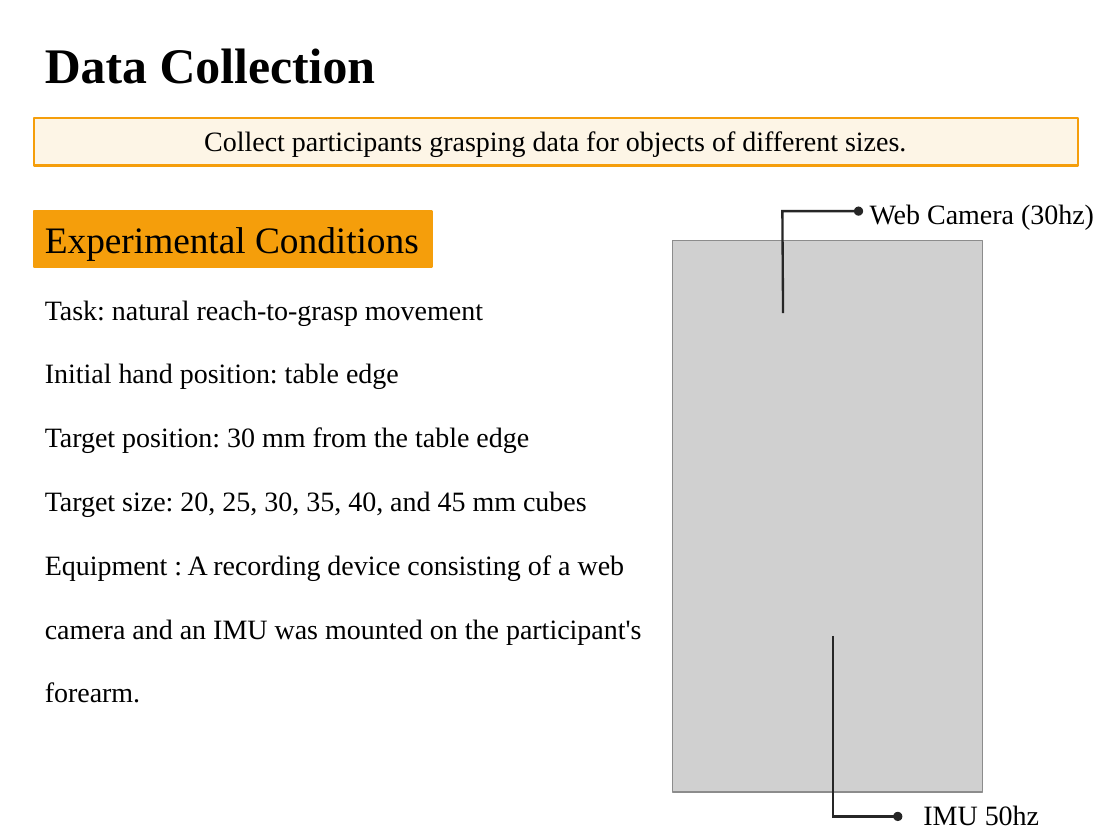
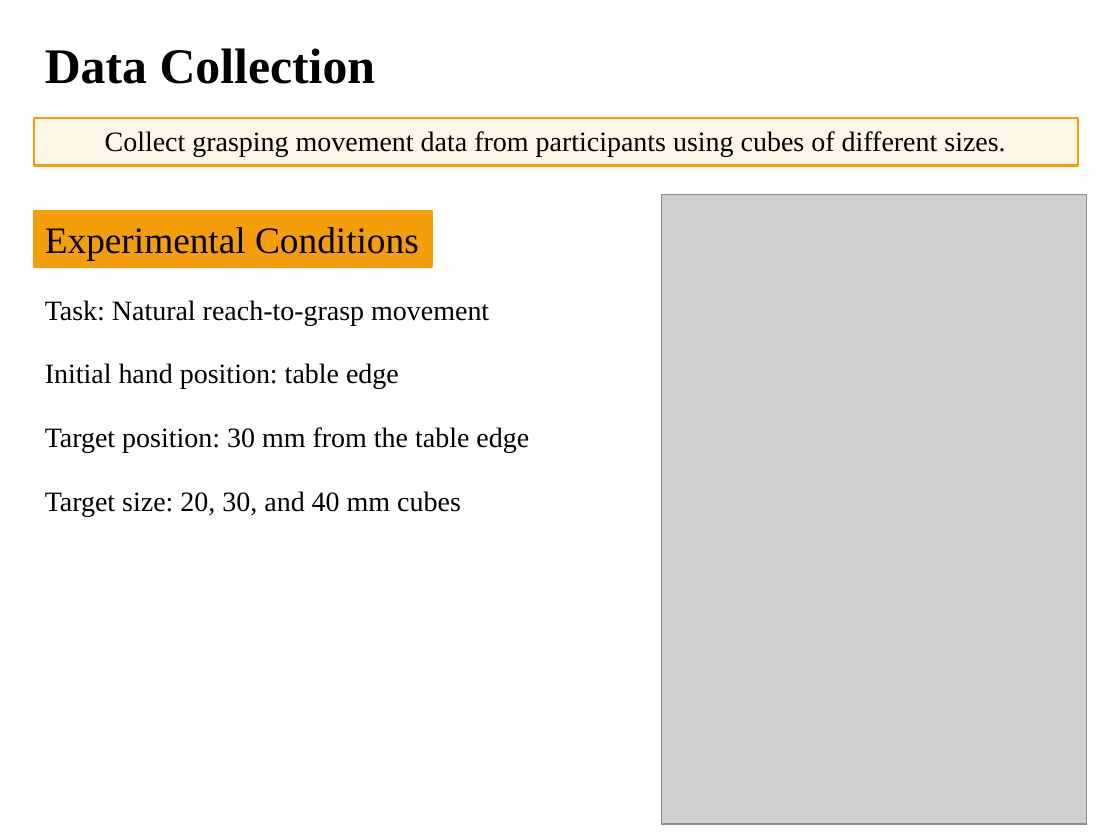
Before and after one commit to DiXiQing/Multimodal_Imitation_Learning, a slide deck: slide 6 of Zemi/2026-10-28-Di.pptx (slide 3 before the commit). Drawn at 1120x840 pixels with LibreOffice and Linux fonts; fonts in the diff are those of the drawing; grey boxes stand for pictures. Boxes give left, top, right and bottom in pixels: in the first picture for what was removed or moved away, otherwise in the second. Text is boxed around its words. In the diff, an @@ line names an element or a change of style, - is before the commit and + after.

```diff
--- a/Zemi/2026-10-28-Di.pptx
+++ b/Zemi/2026-10-28-Di.pptx
@@ text in rectangle at bbox=[105, 131, 1005, 157]: text changed @@
-Collect participants grasping data for objects of different sizes.
+Collect grasping movement data from participants using cubes of different sizes.
@@ picture at bbox=[662, 195, 1086, 824]: rotation 180 to 0 degrees @@
@@ text removed at bbox=[870, 204, 1094, 229] @@
-Web Camera (30hz)
@@ freeform shape removed at bbox=[783, 212, 859, 314] @@
@@ text at bbox=[45, 300, 489, 325]: text changed @@
-Task: natural reach-to-grasp movement
+Task: Natural reach-to-grasp movement
@@ text at bbox=[45, 491, 461, 517]: text changed @@
-Target size: 20, 25, 30, 35, 40, and 45 mm cubes
-Equipment : A recording device consisting of a web camera and an IMU was mounted on the participant's forearm.
+Target size: 20, 30, and 40 mm cubes
@@ freeform shape removed at bbox=[833, 636, 898, 816] @@
@@ text removed at bbox=[923, 805, 1039, 826] @@
-IMU 50hz
```
Also in this commit, not shown: 3 other slides changed, 9 slides added, 12 slides removed, 49 other files.
